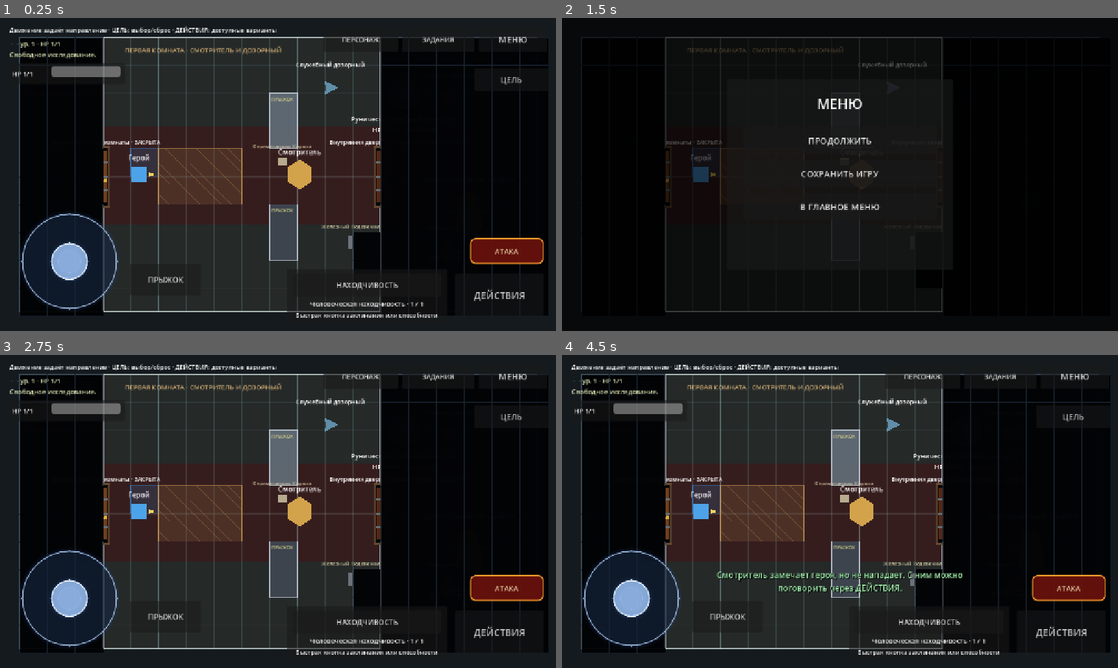
Above: before the commit, frames 1-4 (two rows, left to right).
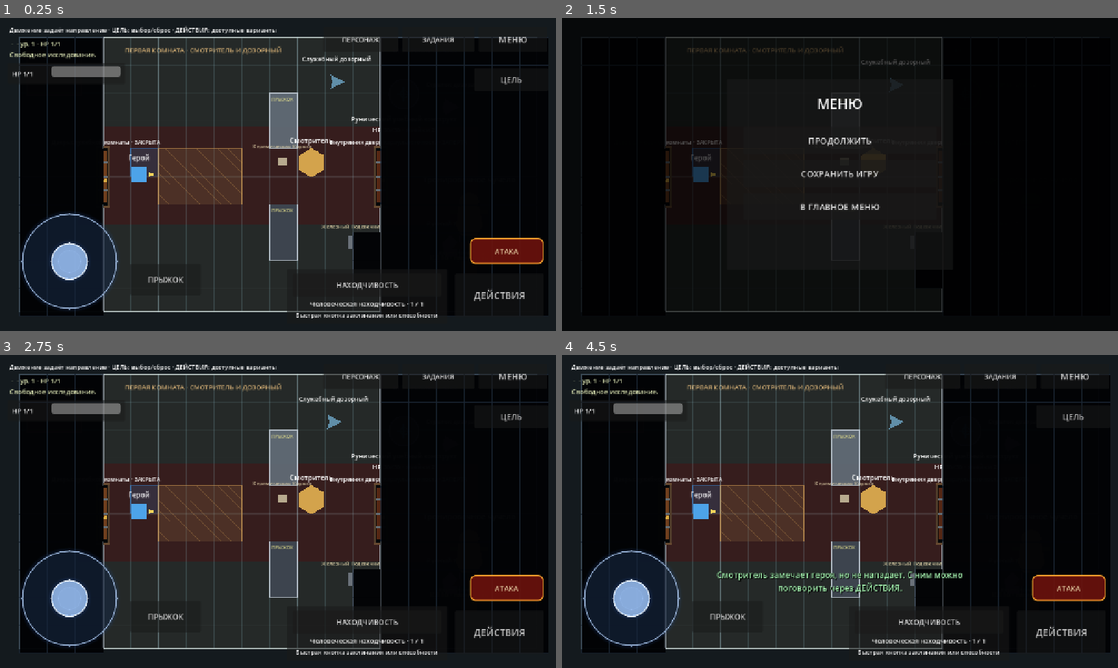
Above: after the commit, the same moments.

Repository: eretenkodaniil16-rgb/rpg-project
Game: Godot game, scene res://scenes/game/game.tscn
Two runs of this game, one before a commit and one after it. Both use one fixed random seed, a clock stepped at 60 frames per second and the inputs below. This scene is started directly instead of the project's main scene.
Inputs:
- Up to frame 1 (0.25 s): no input
- Up to frame 2 (1.5 s): click "ДЕЙСТВИЯ" at 0.5 s; click "МЕНЮ" at 1.25 s
- Up to frame 3 (2.75 s): click "ПРОДОЛЖИТЬ" at 2 s
- Up to frame 4 (4.5 s): click "ПРЫЖОК" at 2.75 s; click "ПЕРСОНАЖ" at 3.5 s; click "ЗАКРЫТЬ" at 4.25 s

The runs differ from the first frame. In frame 1, 1.0% of the frame differs, in the area x 50-67%, y 12-55%; in frame 2, 0.1%; in frame 3, 0.9%; in frame 4, 0.9%.

Commit message:
refactor(runtime): preserve canonical guard-post script and add controller

Diff:
--- a/scenes/game/game.tscn
+++ b/scenes/game/game.tscn
@@ -1,10 +1,11 @@
-[gd_scene load_steps=6 format=3]
+[gd_scene load_steps=7 format=3]
 
 [ext_resource type="PackedScene" path="res://scenes/game/game_base.tscn" id="1_base"]
-[ext_resource type="Script" path="res://scripts/game/game_directional_touch_runtime.gd" id="2_feature"]
+[ext_resource type="Script" path="res://scripts/game/game_guard_post_polish_runtime.gd" id="2_feature"]
 [ext_resource type="Script" path="res://scripts/game/guard_post_two_room_visibility.gd" id="3_two_room"]
 [ext_resource type="Script" path="res://scripts/game/npc_stealth_context_dialogue.gd" id="4_context_npc"]
 [ext_resource type="Script" path="res://scripts/ui/mobile_controls_context_actions.gd" id="5_mobile_context"]
+[ext_resource type="Script" path="res://scripts/game/world_state_npc_navigation_controller.gd" id="6_world_controller"]
 
 [node name="Game" instance=ExtResource("1_base")]
 script = ExtResource("2_feature")
@@ -16,5 +17,8 @@
 position = Vector2(690, 360)
 script = ExtResource("4_context_npc")
 
+[node name="WorldStateNpcNavigationController" type="Node" parent="."]
+script = ExtResource("6_world_controller")
+
 [node name="MobileControls" parent="Interface" index="3"]
 script = ExtResource("5_mobile_context")
